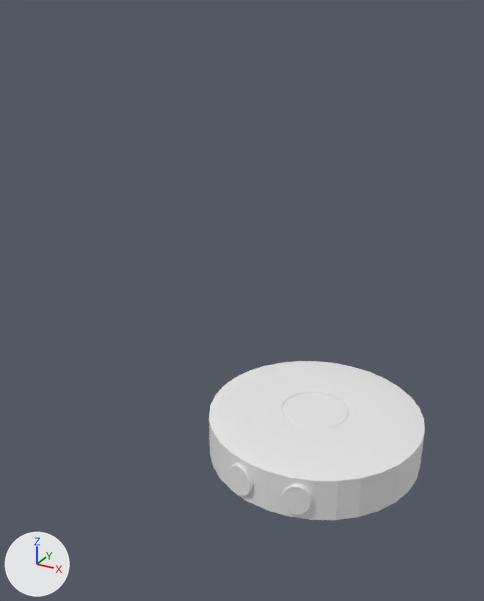
Renders of the Blender file Assets/Blender Raw/Char1.blend from each side of a commit.
One viewpoint serves both versions: a 50 mm lens placed at (1.98, -5.03, 4.02), pointed at (-0.2, -1.06, 2.03). Every picture has the same lights, and +X, +Y and +Z are marked at lower left.

The older version as bpy lines, for what is in view:
```python
me_cylinder = bpy.data.meshes.new('Cylinder')
me_cylinder.from_pydata(...)  # 256 vertices, 226 faces; spans x -1.0..1.0, y -1.0..1.0, z 0.09..0.53
me_cylinder_004 = bpy.data.meshes.new('Cylinder.004')
me_cylinder_004.from_pydata(...)  # 192 vertices, 132 faces; spans x -3.0..3.0, y -1.0..1.0, z -1.0..1.67
ob_body = bpy.data.objects.new('Body', me_cylinder)
ob_body.location = (0.0, 0.0, 0.02)
_m = ob_body.modifiers.new('Boolean', 'BOOLEAN')
_m.object = ob_wheel_cut
_m.solver = 'FLOAT'
ob_eyes = bpy.data.objects.new('Eyes', me_cylinder_004)
ob_eyes.location = (0.0, -1.1, 0.32)
ob_eyes.rotation_euler = (1.571, 0.0, 0.0)  # degrees (90, 0, 0)
ob_eyes.scale = (0.15, 0.15, 0.015)
_m = ob_eyes.modifiers.new('Lattice', 'LATTICE')
_m.object = ob_lattice
```
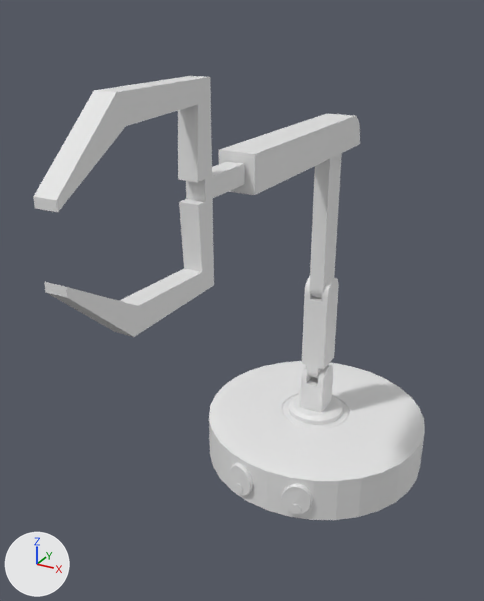
What differs and where, as boxes [x1, y1, x2, y2] in the pictures (484 x 601 px):
'ARM', added
    after: [33, 76, 360, 425]

What the commit changed:
Mesh me_cube_001 is new.
It has 416 vertices, 394 faces and spans x -2.0..2.0, y -24.7..3.0, z -1.2..23.9.
Object 'ARM' (ob_arm) is new; it shows me_cube_001.
Its location is (0.0, 0.0, 0.693).
Its scale is (0.125, 0.125, 0.125).
